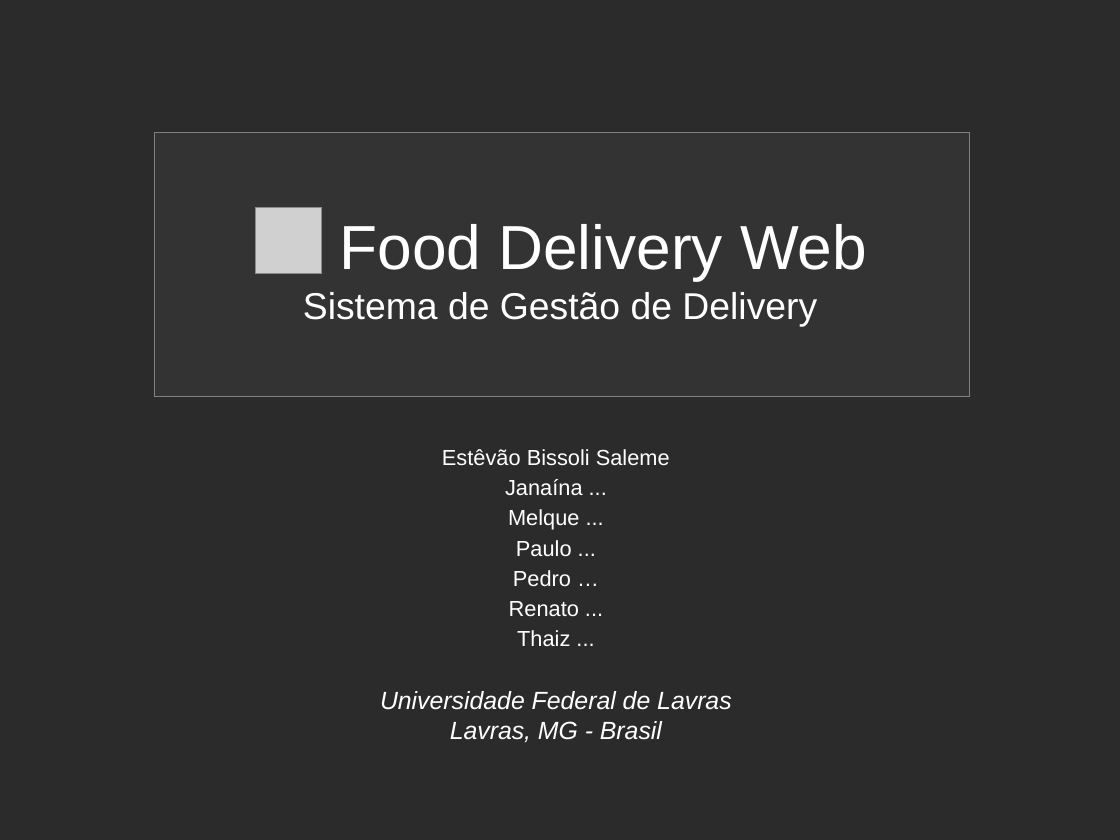
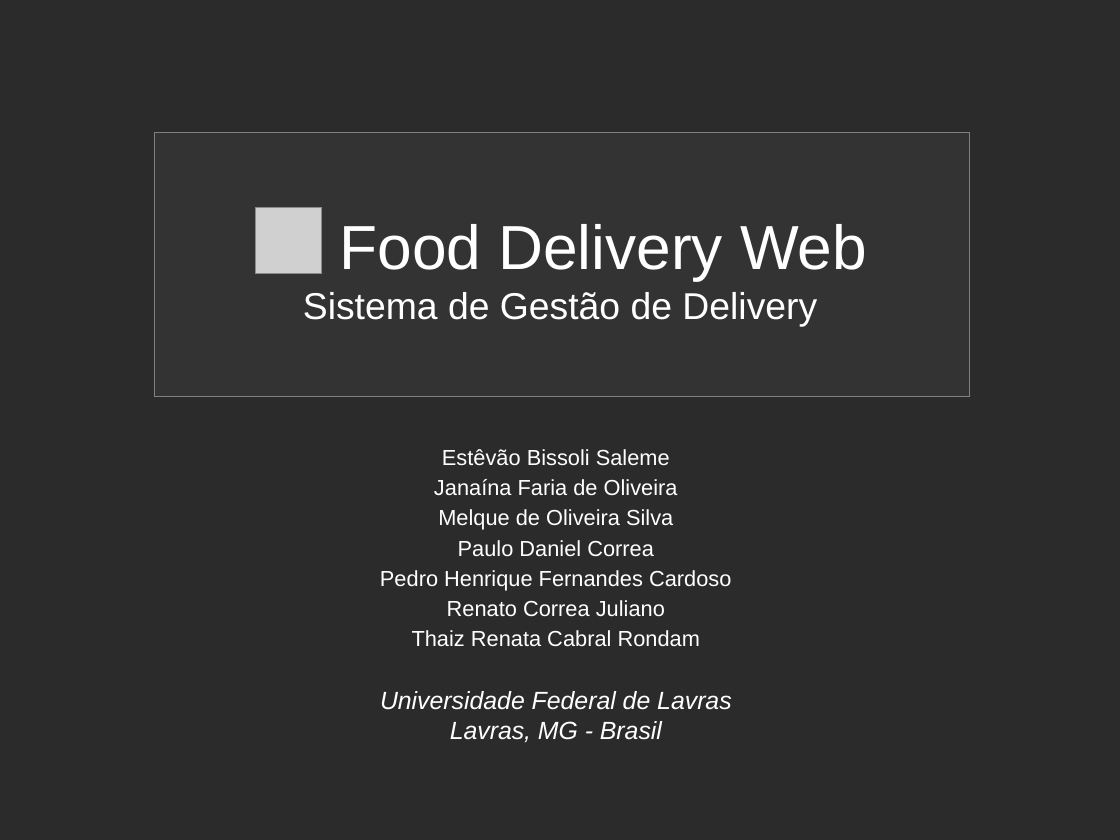
Before and after one commit to estevaosaleme/fooddeliveryweb, a slide deck: slide 1 of Documentacao/Outros Documentos/Apresentação FoodDeliveryWeb.odp. Drawn at 1120x840 pixels with LibreOffice and Linux fonts; fonts in the diff are those of the drawing; grey boxes stand for pictures; background and template pictures are left out; a plain dark background stands for a picture behind light text. Boxes give left, top, right and bottom in pixels: in the first picture for what was removed or moved away, otherwise in the second. Text is boxed around its words. In the diff, an @@ line names an element or a change of style, - is before the commit and + after.

```diff
--- a/Documentacao/Outros Documentos/Apresentação FoodDeliveryWeb.odp
+++ b/Documentacao/Outros Documentos/Apresentação FoodDeliveryWeb.odp
@@ text at bbox=[380, 479, 731, 647]: text changed @@
-Janaína ...
-Melque ...
-Paulo ...
-Pedro …
-Renato ...
-Thaiz ...
+Janaína Faria de Oliveira
+Melque de Oliveira Silva
+Paulo Daniel Correa
+Pedro Henrique Fernandes Cardoso
+Renato Correa Juliano
+Thaiz Renata Cabral Rondam
```
Also in this commit, not shown: 1 slide added.
